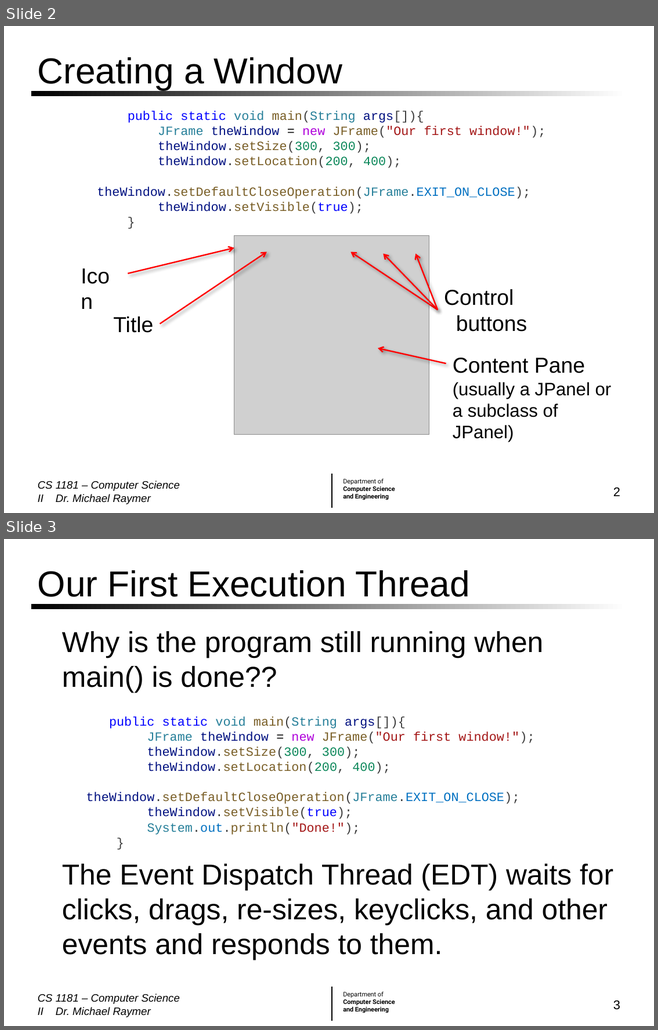
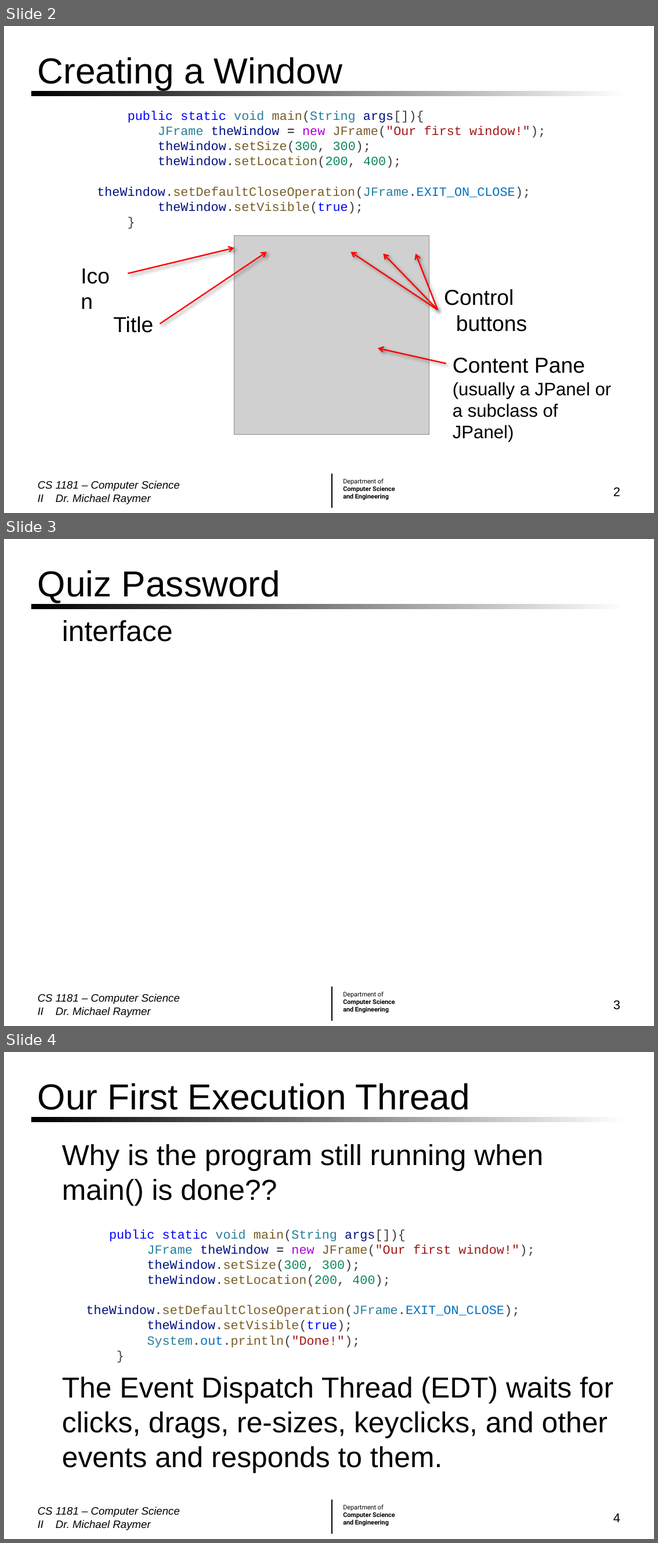
Before and after one commit to mraymer/CS1181_FA24, a slide deck: Lecture Slides/04 Graphics and GUIs.pptx. Shown one above the other, each under a label of ours: slides 2 and 3 before the commit, slides 2, 3 and 4 after it. The pictures are 658x1030 and 658x1543 pixels, drawn with LibreOffice and Linux fonts; fonts in the diff are those of the drawing; grey boxes stand for pictures; background and template pictures are left out. Boxes give left, top, right and bottom in pixels: in the first picture for what was removed or moved away, otherwise in the second. Text is boxed around its words. In the diff, an @@ line names an element or a change of style, - is before the commit and + after.

```diff
--- a/Lecture Slides/04 Graphics and GUIs.pptx
+++ b/Lecture Slides/04 Graphics and GUIs.pptx
@@ slide 3 added at (4,539,654,1026), background #FFFFFF; not listed: 3 template elements that a slide beside it also shows @@
@@ title added at (38,570,280,603), 40 pt, text #000000 @@
+Quiz Password
@@ text added at (62,620,173,642), 32 pt, text #000000 @@
+  interface
@@ text added at (38,994,180,1017), 12 pt, text #000000, italic @@
+CS 1181 – Computer Science II Dr. Michael Raymer
@@ page number added at (613,1000,620,1010), 14 pt, text #000000 @@
+3
@@ what was slide 3 is now slide 4 @@
@@ page number at (613,1514,620,1522): text changed @@
-3
+4
```
Also in this commit, not shown: 6 slides changed, 1 other slide added, 4 other files.
